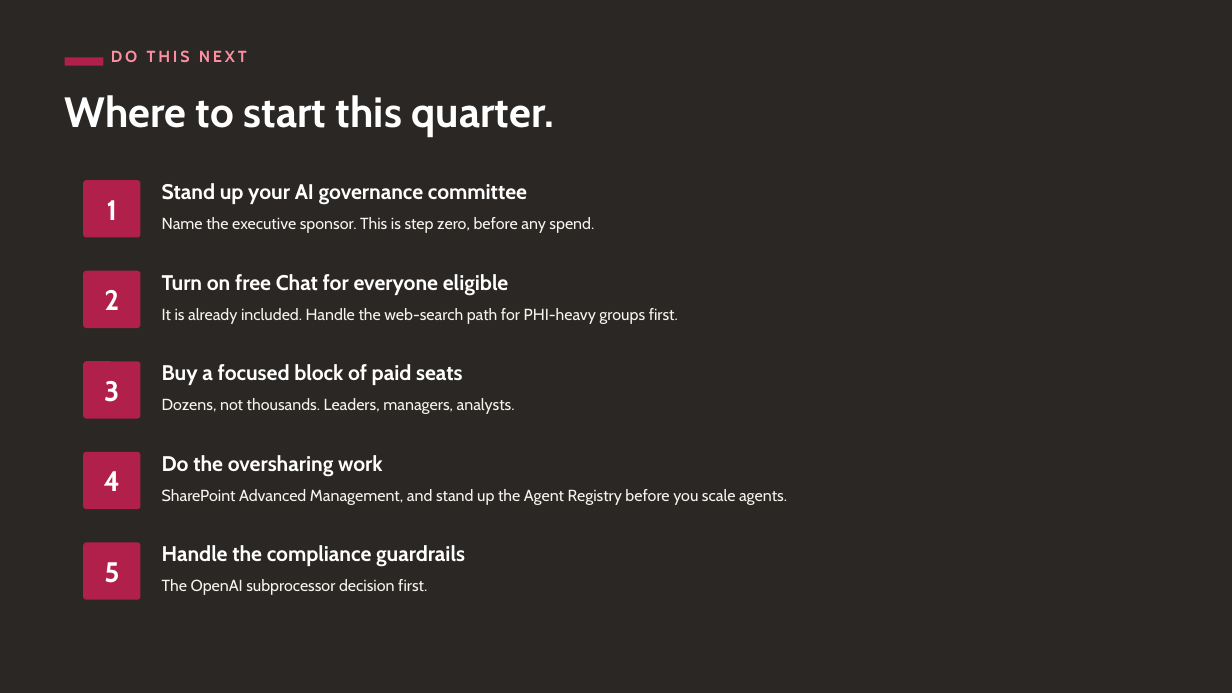
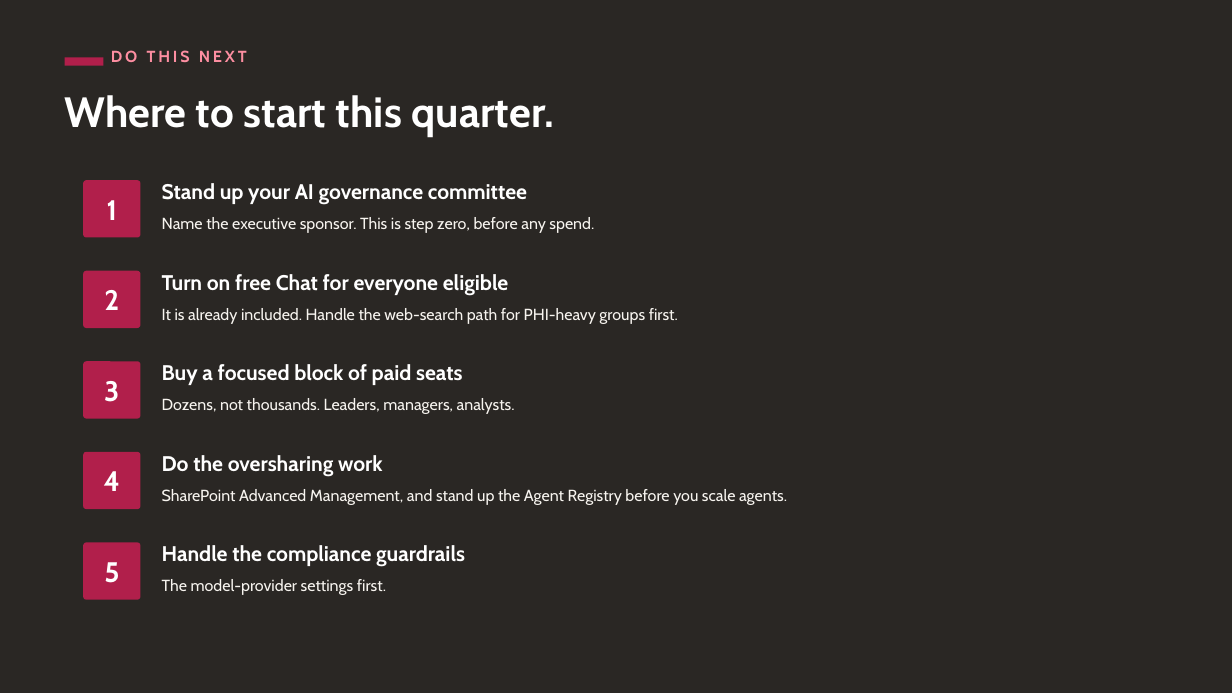
Before and after one commit to heyitsgoad/copilot-playground, a slide deck: slide 14 of education playground/assets/copilot licensing and deployment/Copilot-Licensing-Exec-Deck.pptx. Drawn at 1232x693 pixels with LibreOffice and Linux fonts; fonts in the diff are those of the drawing. Boxes give left, top, right and bottom in pixels: in the first picture for what was removed or moved away, otherwise in the second. Text is boxed around its words. In the diff, an @@ line names an element or a change of style, - is before the commit and + after.

```diff
--- a/education playground/assets/copilot licensing and deployment/Copilot-Licensing-Exec-Deck.pptx
+++ b/education playground/assets/copilot licensing and deployment/Copilot-Licensing-Exec-Deck.pptx
@@ text at [162, 579, 386, 595]: text changed @@
-The OpenAI subprocessor decision first.
+The model-provider settings first.
```
Also in this commit, not shown: 1 other slide changed, 4 other files.
